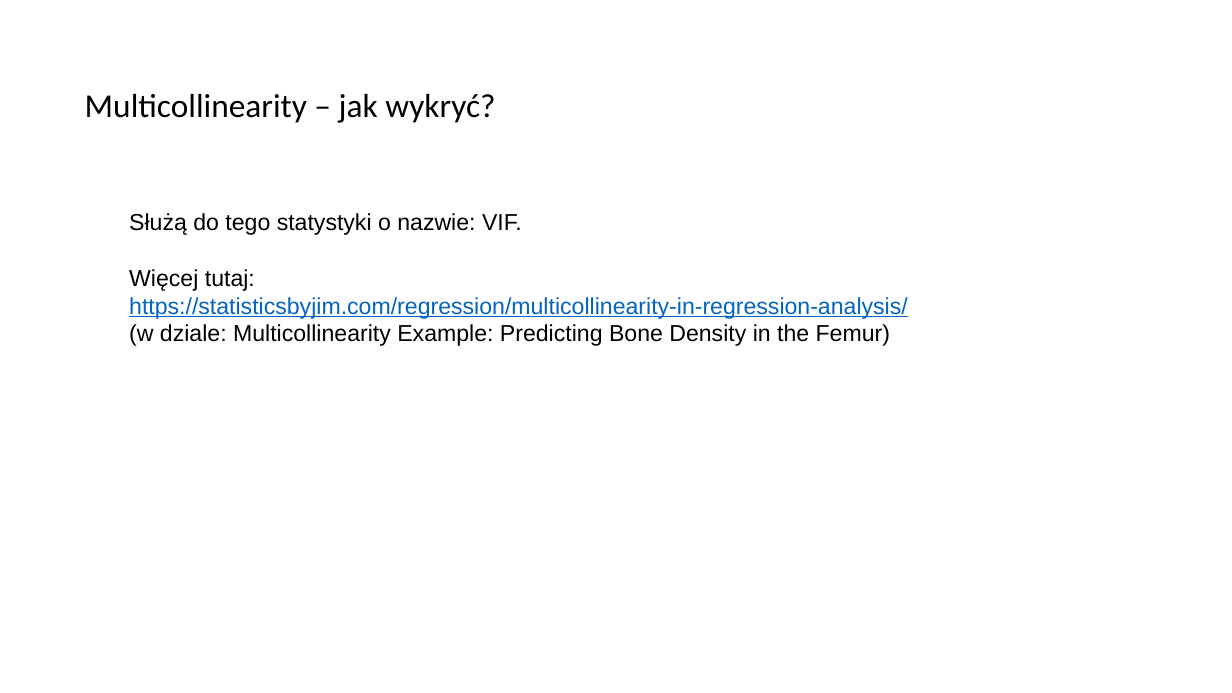
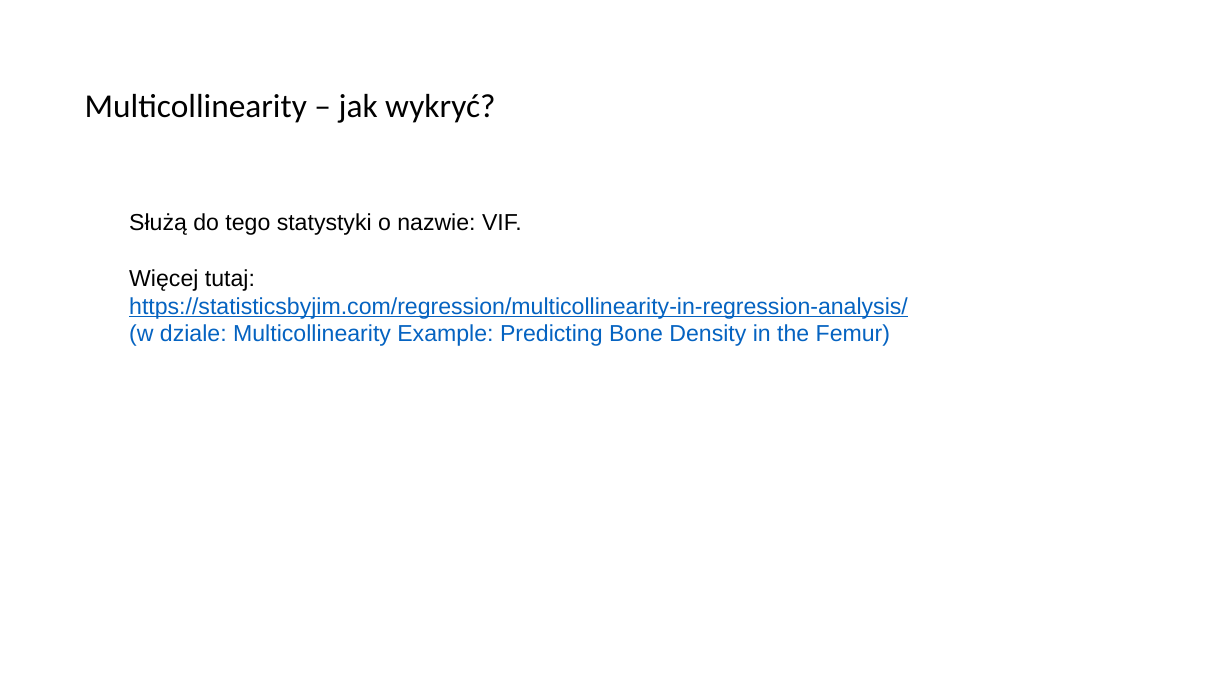
Before and after one commit to PawelBrysch/sth-knowledge, a slide deck: slide 5 of source/math_linreg2/00_MAPS/presentation.pptx. Drawn at 1232x693 pixels with LibreOffice and Linux fonts; fonts in the diff are those of the drawing. Boxes give left, top, right and bottom in pixels: in the first picture for what was removed or moved away, otherwise in the second. Text is boxed around its words. In the diff, an @@ line names an element or a change of style, - is before the commit and + after.

```diff
--- a/source/math_linreg2/00_MAPS/presentation.pptx
+++ b/source/math_linreg2/00_MAPS/presentation.pptx
@@ text at <box>129,324,890,346</box>: text colour #000000 to #0563C1 in "(w dziale: Multicollinearity Example: Predicting Bone Densit ..." @@
```
Also in this commit, not shown: 3 slides added, 10 other files.
